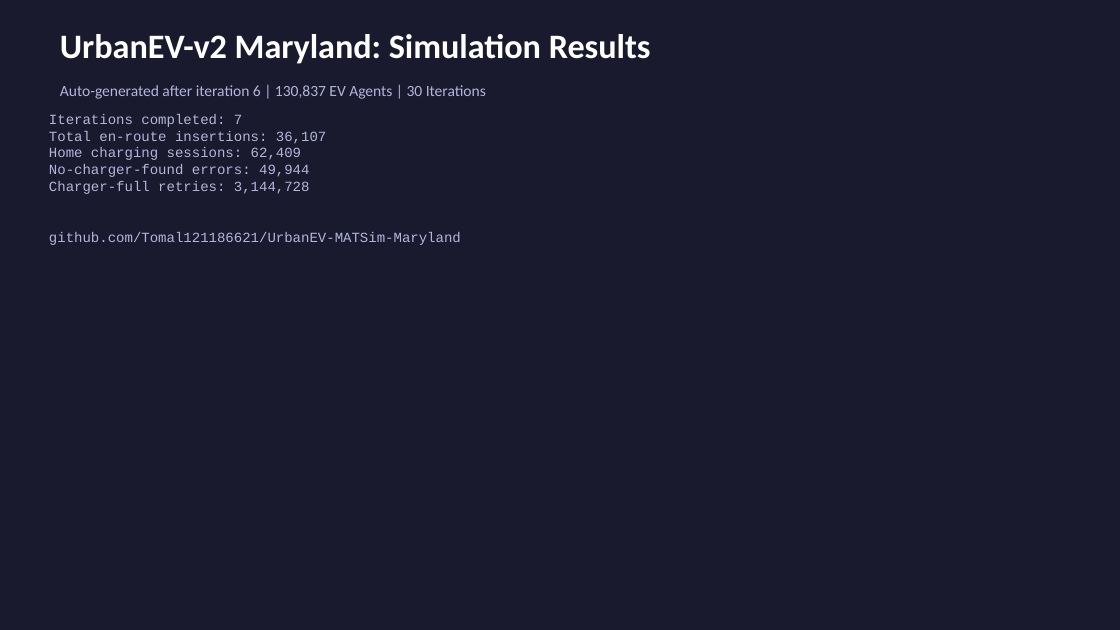
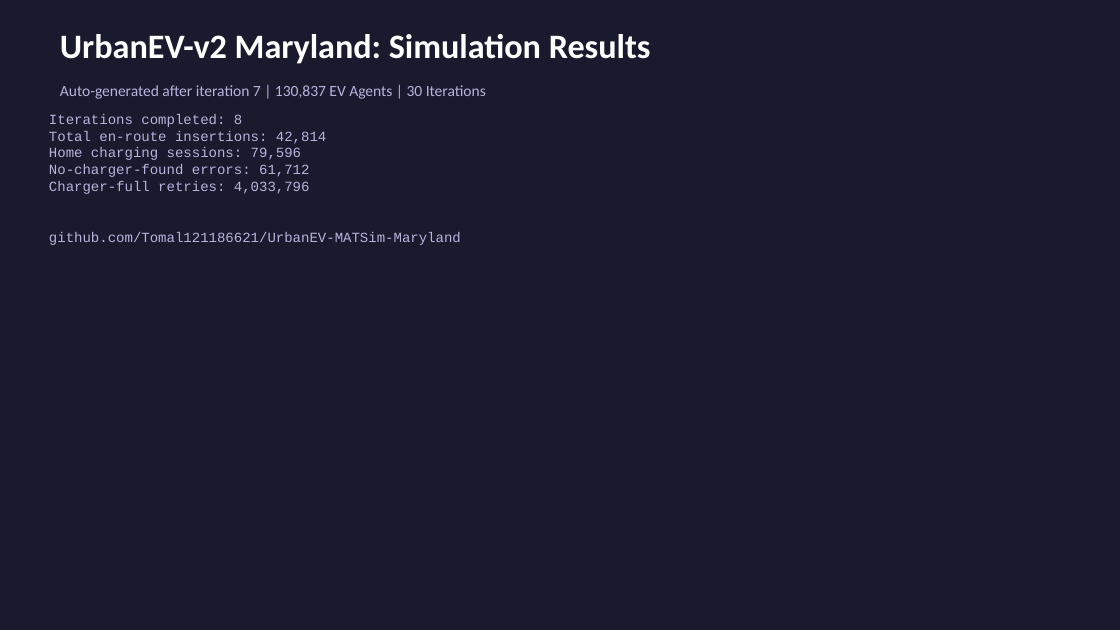
Before and after one commit to Tomal121186621/UrbanEV-MATSim-Maryland, a slide deck: slide 1 of UrbanEV_Results.pptx. Drawn at 1120x630 pixels with LibreOffice and Linux fonts; fonts in the diff are those of the drawing. Boxes give left, top, right and bottom in pixels: in the first picture for what was removed or moved away, otherwise in the second. Text is boxed around its words. In the diff, an @@ line names an element or a change of style, - is before the commit and + after.

Commit message:
Auto-update results after iteration 7

```diff
--- a/UrbanEV_Results.pptx
+++ b/UrbanEV_Results.pptx
@@ text at bbox=[60, 85, 486, 99]: text changed @@
-Auto-generated after iteration 6 | 130,837 EV Agents | 30 Iterations
+Auto-generated after iteration 7 | 130,837 EV Agents | 30 Iterations
@@ text at bbox=[49, 114, 326, 194]: text changed @@
-Iterations completed: 7
-Total en-route insertions: 36,107
-Home charging sessions: 62,409
-No-charger-found errors: 49,944
-Charger-full retries: 3,144,728
+Iterations completed: 8
+Total en-route insertions: 42,814
+Home charging sessions: 79,596
+No-charger-found errors: 61,712
+Charger-full retries: 4,033,796
```
Also in this commit, not shown: 6 other slides changed.
